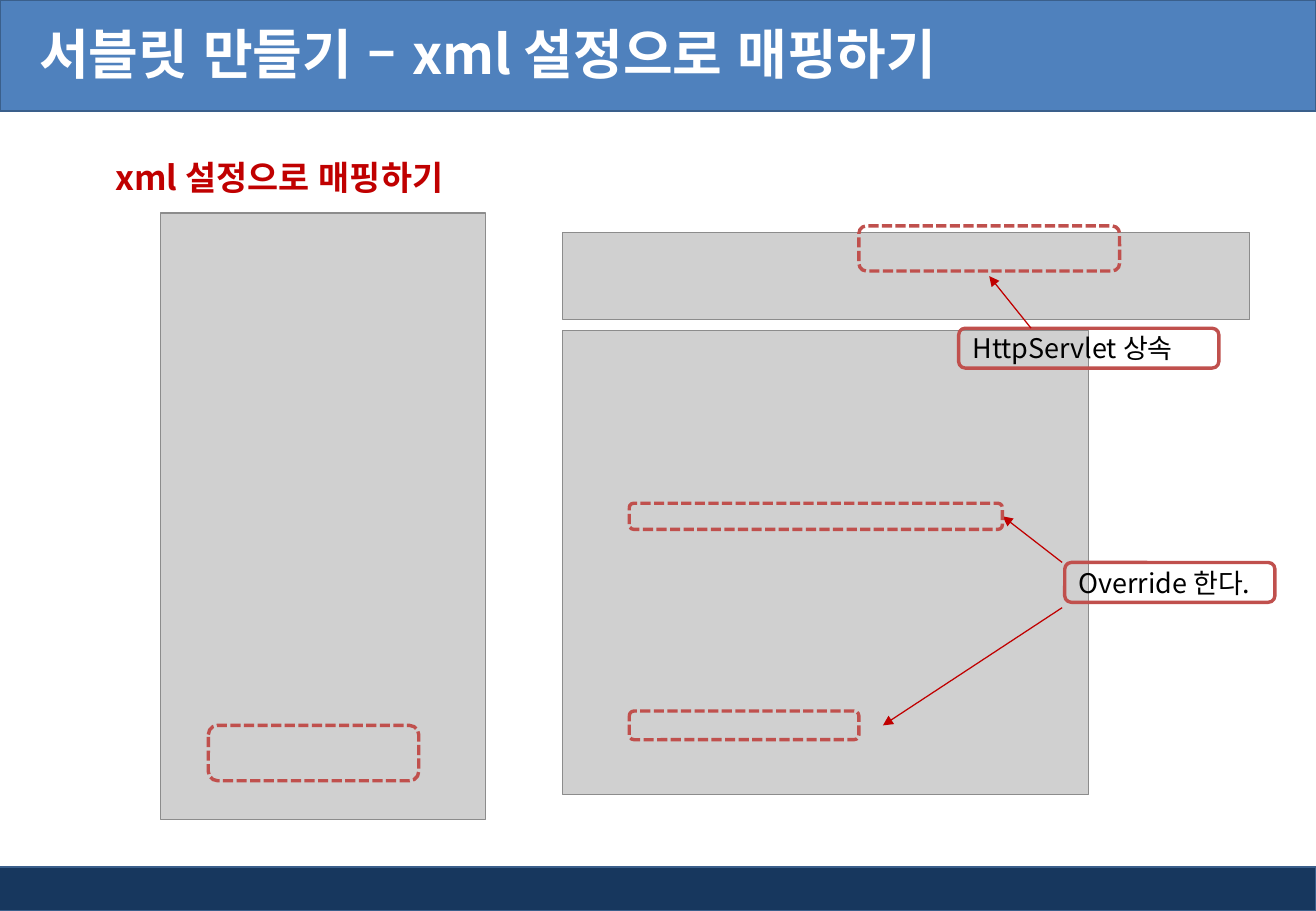
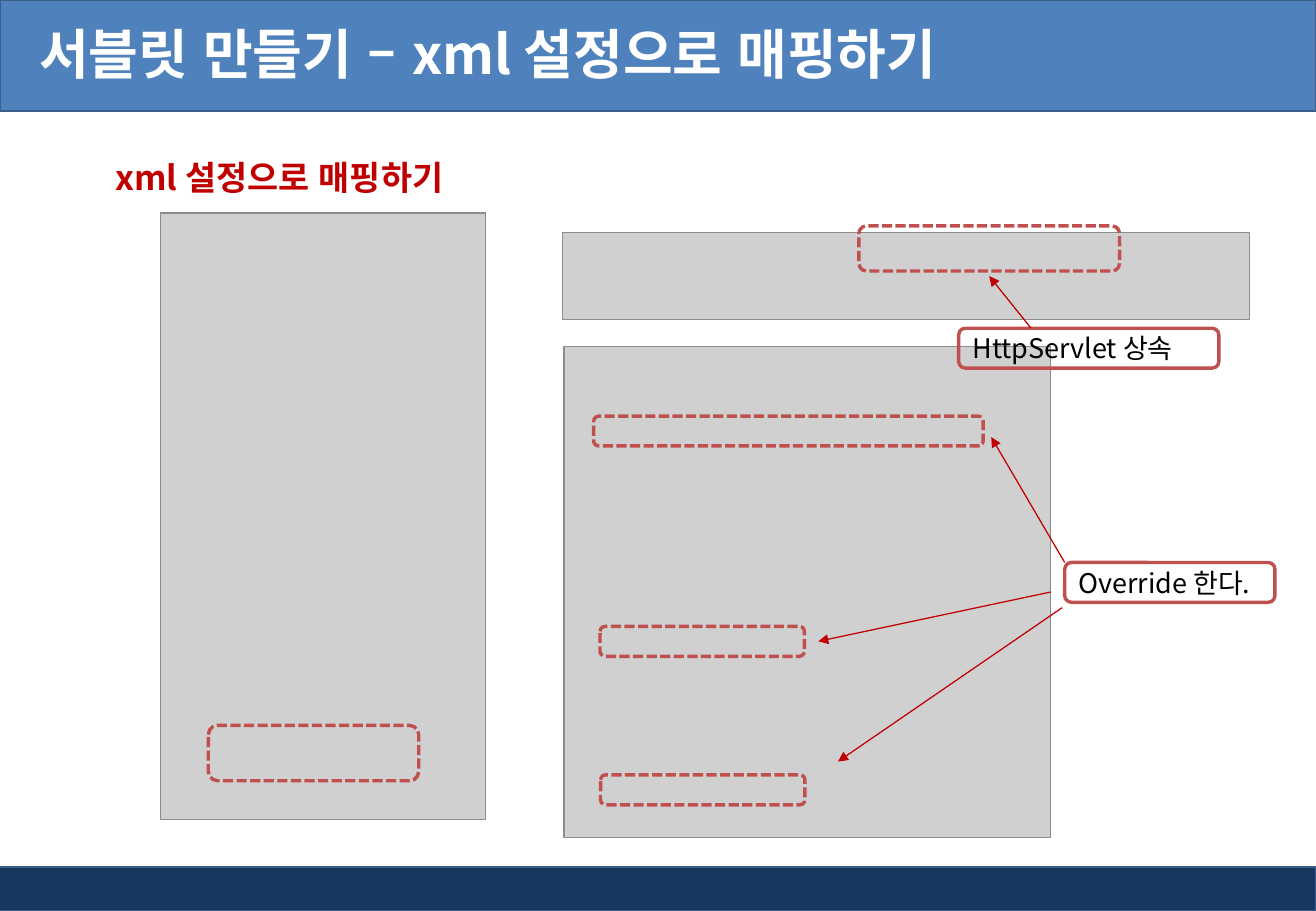
Before and after one commit to pshho/ngreen_project, a slide deck: slide 9 of jspWorks/자료/jsp_ppt/4장. jsp 서블릿 API.pptx. Drawn at 1316x911 pixels with LibreOffice and Linux fonts; fonts in the diff are those of the drawing; grey boxes stand for pictures; background and template pictures are left out. Boxes give left, top, right and bottom in pixels: in the first picture for what was removed or moved away, otherwise in the second. Text is boxed around its words. In the diff, an @@ line names an element or a change of style, - is before the commit and + after.

```diff
--- a/jspWorks/자료/jsp_ppt/4장. jsp 서블릿 API.pptx
+++ b/jspWorks/자료/jsp_ppt/4장. jsp 서블릿 API.pptx
@@ picture: place and size @@
-picture at box(563, 331, 1089, 795)
+picture at box(564, 346, 1051, 837)
@@ rounded rectangle: place and size @@
-rounded rectangle at box(629, 503, 1002, 529)
+rounded rectangle at box(594, 417, 984, 447)
@@ arrow moved from (1062, 563) - (1002, 516) to (1064, 563) - (992, 437) @@
@@ arrow added from (1051, 592) to (819, 642), #C00000 0.75 pt @@
@@ rounded rectangle: place and size @@
-rounded rectangle at box(629, 711, 859, 740)
+rounded rectangle at box(600, 627, 804, 657)
@@ arrow moved from (1062, 608) - (883, 725) to (1062, 608) - (838, 762) @@
@@ rounded rectangle added at box(600, 775, 804, 806), outline #C0504D 2 pt dashed @@
```
Also in this commit, not shown: 10 other slides changed, 1 slide added, 24 other files.
